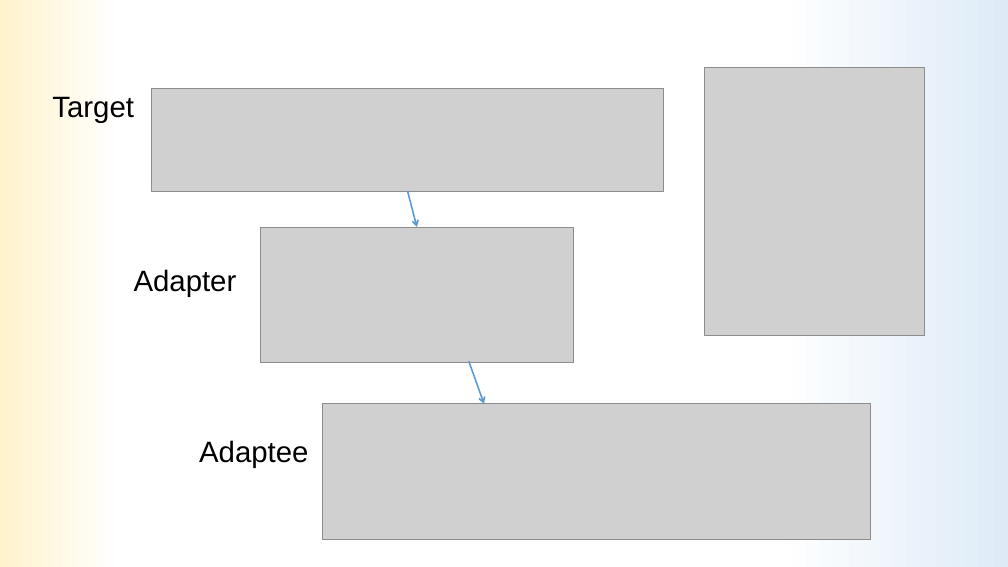
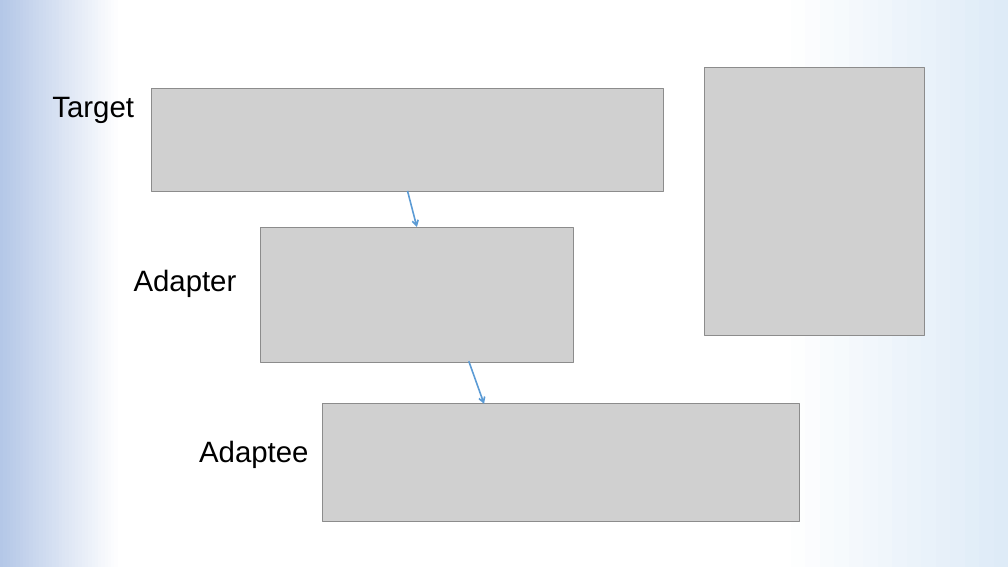
Before and after one commit to LDolzanelli/progettoIngegneria, a slide deck: slide 17 of doc/Presentazione/Presentazione_ingsw_parteB.pptx. Drawn at 1008x567 pixels with LibreOffice and Linux fonts; fonts in the diff are those of the drawing; grey boxes stand for pictures. Boxes give left, top, right and bottom in pixels: in the first picture for what was removed or moved away, otherwise in the second. Text is boxed around its words. In the diff, an @@ line names an element or a change of style, - is before the commit and + after.

```diff
--- a/doc/Presentazione/Presentazione_ingsw_parteB.pptx
+++ b/doc/Presentazione/Presentazione_ingsw_parteB.pptx
@@ background gradient #DEEBF7 to #FFFFFF to #FFF2CC to gradient #DEEBF7 to #FFFFFF to #B4C7E7 @@
@@ picture: place and size @@
-picture at (323, 404, 871, 539)
+picture at (323, 404, 799, 522)
```
Also in this commit, not shown: 26 other slides changed, 1 slide added, 2 slides removed.
